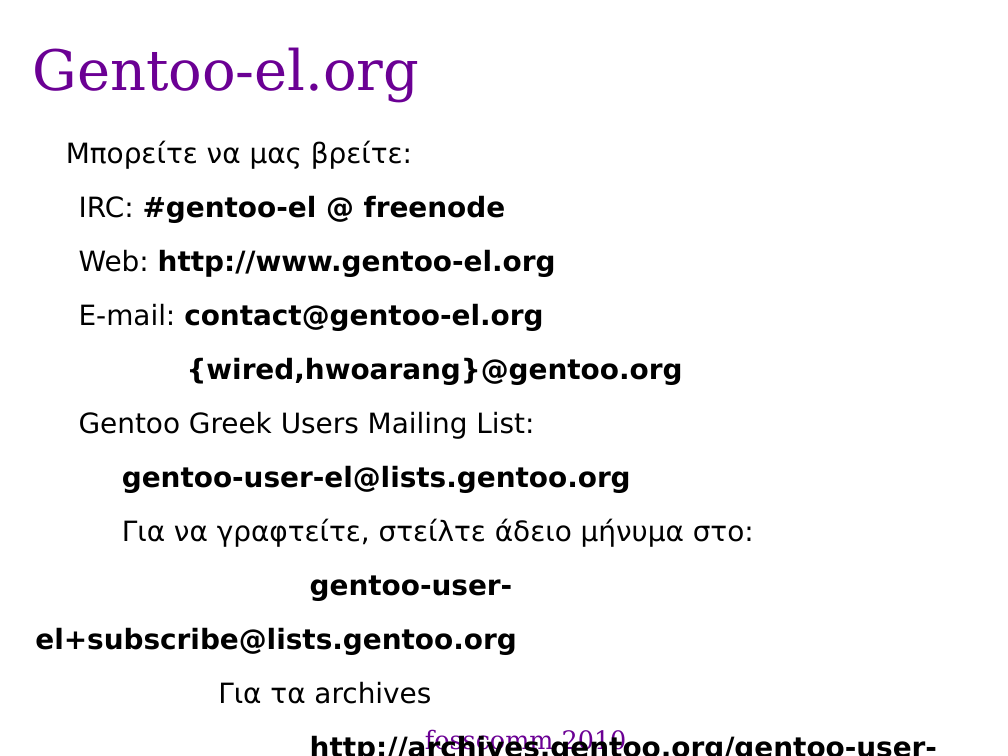
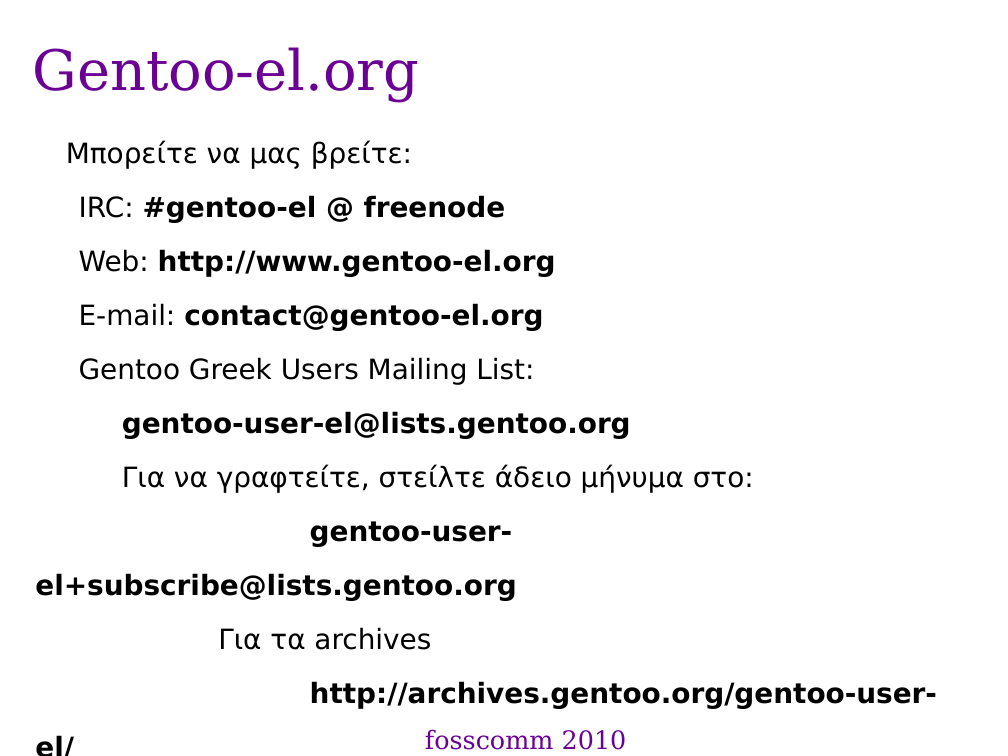
Before and after one commit to gentoo-el/presentations, a slide deck: slide 15 of fosscom-2010_pres.odp. Drawn at 1008x756 pixels with LibreOffice and Linux fonts; fonts in the diff are those of the drawing; background and template pictures are left out. Boxes give left, top, right and bottom in pixels: in the first picture for what was removed or moved away, otherwise in the second. Text is boxed around its words. In the diff, an @@ line names an element or a change of style, - is before the commit and + after.

Commit message:
Update
*drop our emails from gentoo-el contacts
* Drop LDFLAGS since we use {C,CPP,LD}FLAGS format

```diff
--- a/fosscom-2010_pres.odp
+++ b/fosscom-2010_pres.odp
@@ text at (187, 357, 683, 385): paragraph removed @@
-            ● {wired,hwoarang}@gentoo.org
```
Also in this commit, not shown: 1 other slide changed.
